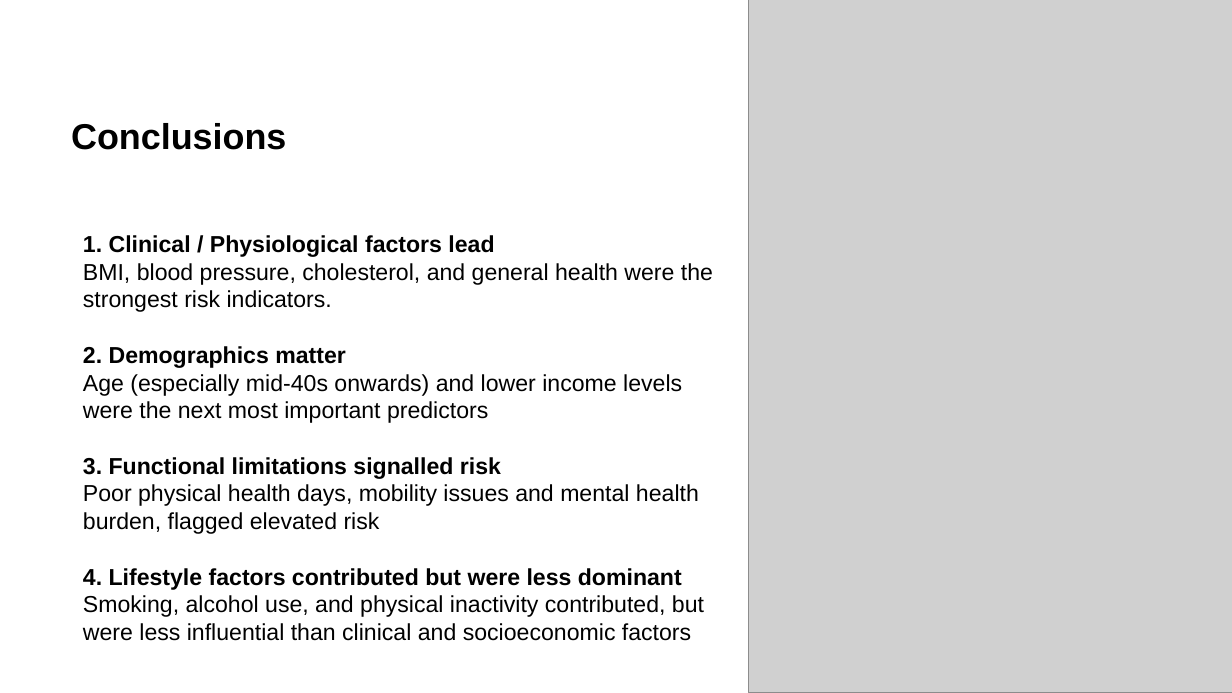
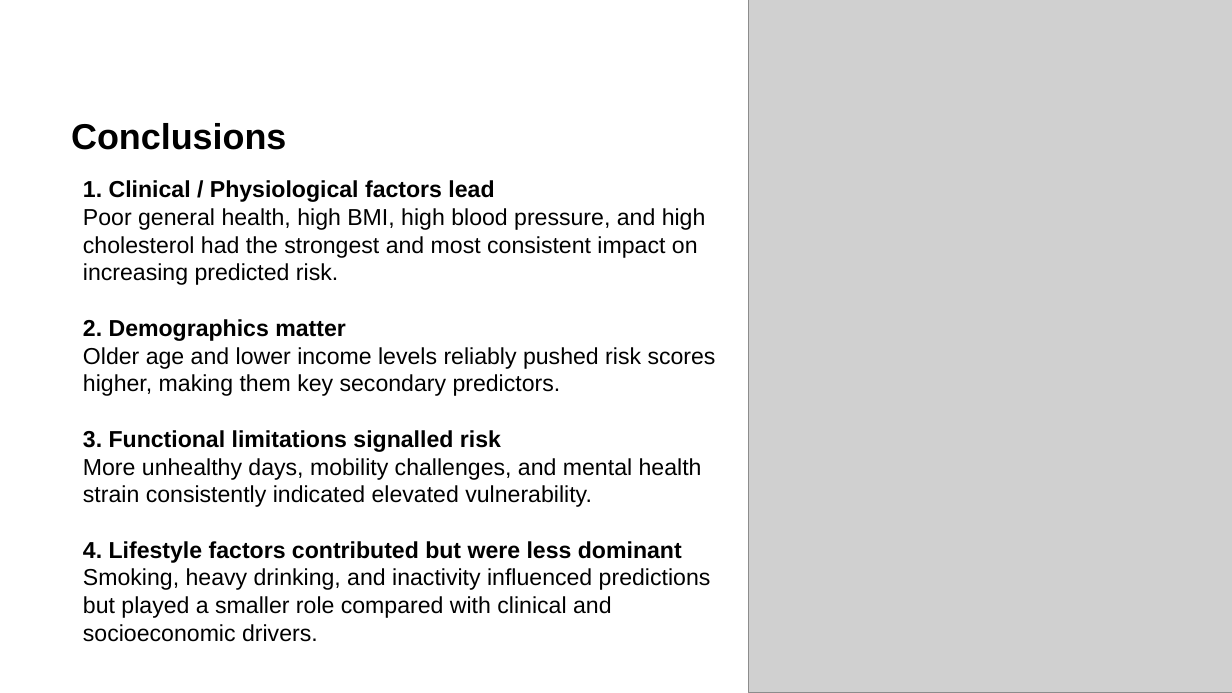
Before and after one commit to teresamcgarry/diabetes, a slide deck: slide 13 of presentation/diabetes_presentation.pptx (slide 12 before the commit). Drawn at 1232x693 pixels with LibreOffice and Linux fonts; fonts in the diff are those of the drawing; grey boxes stand for pictures. Boxes give left, top, right and bottom in pixels: in the first picture for what was removed or moved away, otherwise in the second. Text is boxed around its words. In the diff, an @@ line names an element or a change of style, - is before the commit and + after.

```diff
--- a/presentation/diabetes_presentation.pptx
+++ b/presentation/diabetes_presentation.pptx
@@ text "1. Clinical / Physiological factors ...": place and size @@
-text "1. Clinical / Physiological factors ..." at box(83, 235, 713, 641)
+text "1. Clinical / Physiological factors ..." at box(83, 180, 716, 642)
@@ text at box(83, 208, 706, 285): text changed @@
-BMI, blood pressure, cholesterol, and general health were the strongest risk indicators.
+Poor general health, high BMI, high blood pressure, and high cholesterol had the strongest and most consistent impact on increasing predicted risk.
@@ text at box(83, 347, 716, 396): text changed @@
-Age (especially mid-40s onwards) and lower income levels were the next most important predictors
+Older age and lower income levels reliably pushed risk scores higher, making them key secondary predictors.
@@ text at box(83, 458, 702, 507): text changed @@
-Poor physical health days, mobility issues and mental health burden, flagged elevated risk
+More unhealthy days, mobility challenges, and mental health strain consistently indicated elevated vulnerability.
@@ text at box(83, 568, 711, 642): text changed @@
-Smoking, alcohol use, and physical inactivity contributed, but were less influential than clinical and socioeconomic factors
+Smoking, heavy drinking, and inactivity influenced predictions but played a smaller role compared with clinical and socioeconomic drivers.
```
Also in this commit, not shown: 2 slides added, 1 slide removed.
